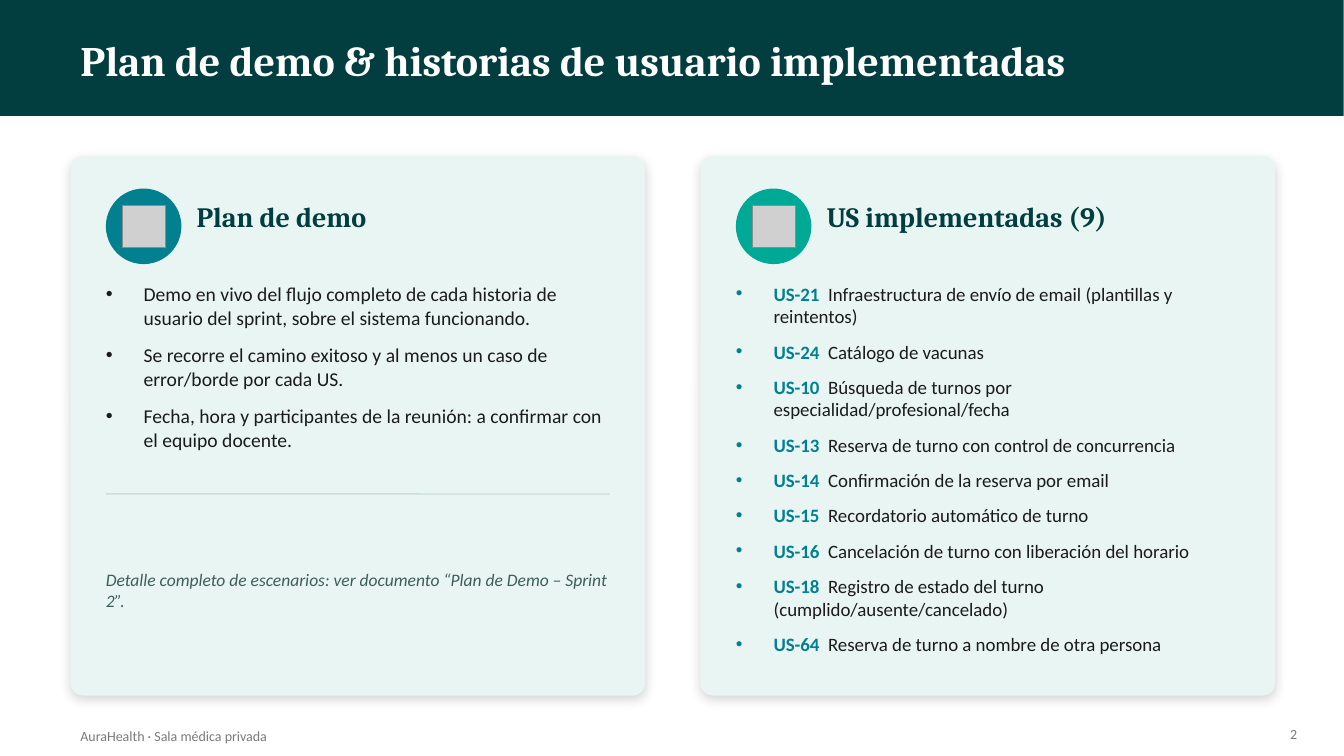
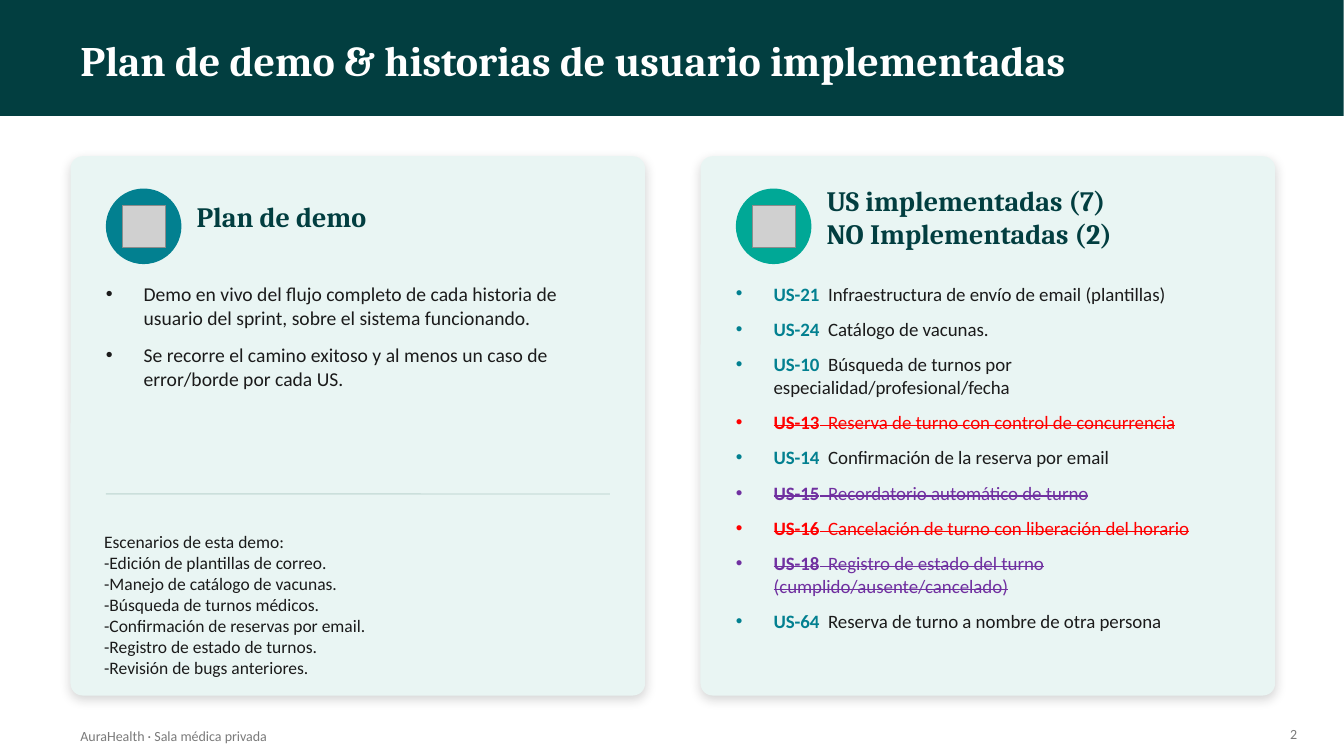
Before and after one commit to AgusUni05/PROYECTO-PSS-2026, a slide deck: slide 2 of AuraHealth - Demo Sprint 2.pptx. Drawn at 1344x756 pixels with LibreOffice and Linux fonts; fonts in the diff are those of the drawing; grey boxes stand for pictures. Boxes give left, top, right and bottom in pixels: in the first picture for what was removed or moved away, otherwise in the second. Text is boxed around its words. In the diff, an @@ line names an element or a change of style, - is before the commit and + after.

Commit message:
Plan de demo y slides editadas

```diff
--- a/AuraHealth - Demo Sprint 2.pptx
+++ b/AuraHealth - Demo Sprint 2.pptx
@@ text at [827, 190, 1112, 250]: text changed @@
-US implementadas (9)
+US implementadas (7)
+NO Implementadas (2)
@@ text at [774, 287, 1166, 340]: text changed @@
-• US-21 Infraestructura de envío de email (plantillas y reintentos)
-• US-24 Catálogo de vacunas
+• US-21 Infraestructura de envío de email (plantillas)
+• US-24 Catálogo de vacunas.
@@ text at [144, 409, 602, 450]: paragraph removed @@
-• Fecha, hora y participantes de la reunión: a confirmar con el equipo docente.
@@ text at [774, 416, 1189, 596]: text colour #028090 to #FF0000 in "US-13", "US-16"; text colour #1B1B1B to #FF0000 in "Reserva de turno con control de concurrencia", "Cancelación de turno con liberación del horario"; strikethrough on in "US-13 Reserva de turno con control de ...", "US-15 Recordatorio automático de turno", "US-16 Cancelación de turno con liberación del ...", "US-18 Registro de estado del turno (cumplido/ausente/cancela ..."; text colour #028090 to #7030A0 in "US-15", "US-18"; text colour #1B1B1B to #7030A0 in "Recordatorio automático de turno", "Registro de estado del turno (cumplido/ausente/cancelado)" @@
@@ text at [104, 536, 365, 677]: text changed; text colour #3E5E5A to #1B1B1B; italic off @@
-Detalle completo de escenarios: ver documento “Plan de Demo – Sprint 2”.
+Escenarios de esta demo:
+-Edición de plantillas de correo.
+-Manejo de catálogo de vacunas.
+-Búsqueda de turnos médicos.
+-Confirmación de reservas por email.
+-Registro de estado de turnos.
+-Revisión de bugs anteriores.
```
Also in this commit, not shown: 3 other slides changed, 4 other files.
